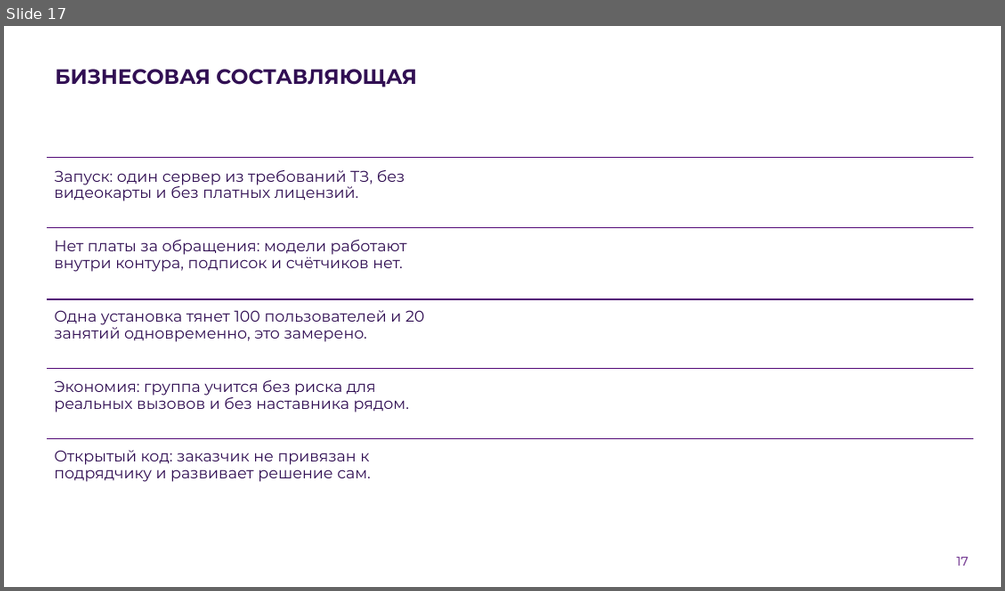
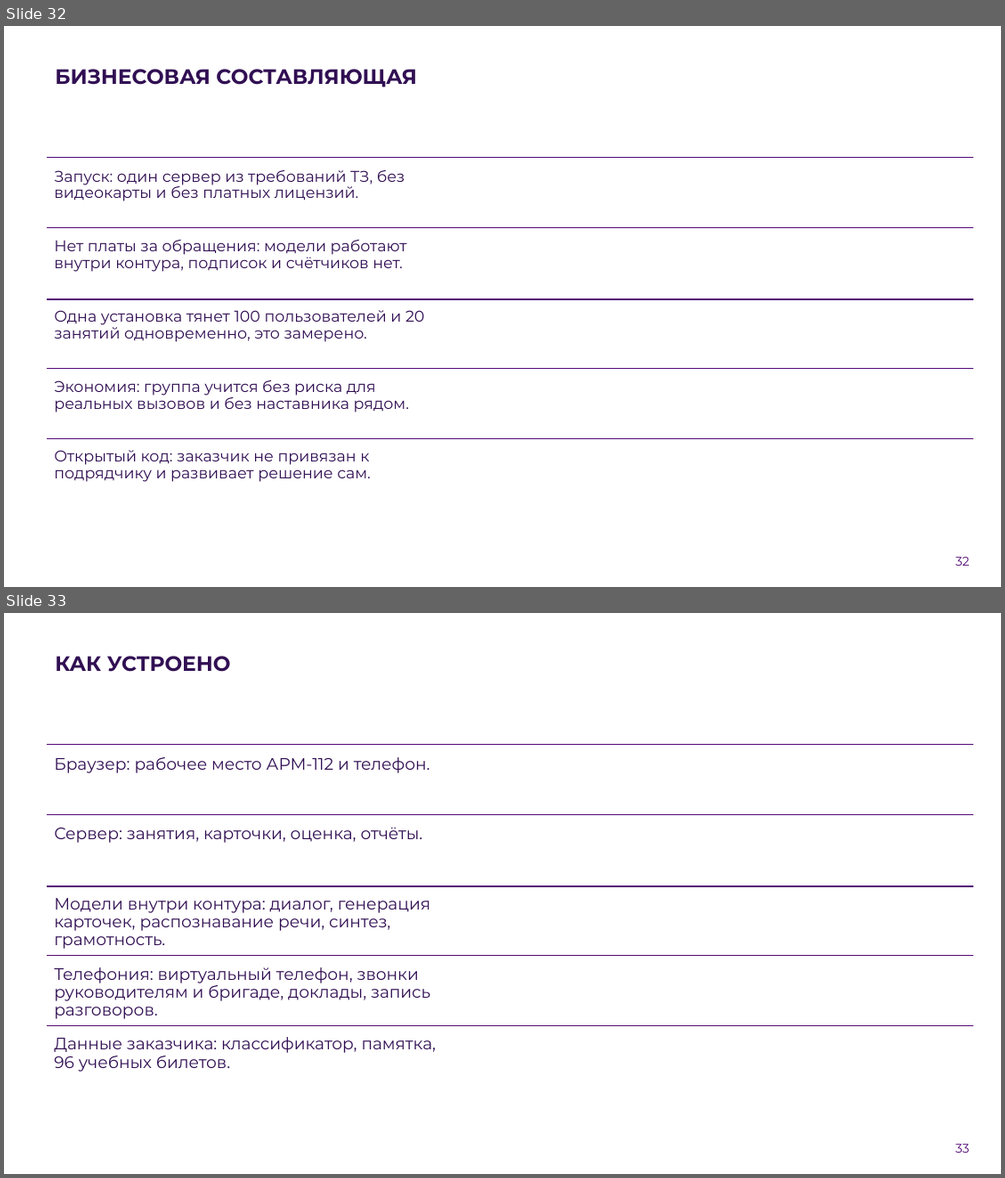
Before and after one commit to Vadik145-beep/lct-112-simulator, a slide deck: docs/presentation/ЛЦТ2026_Ультратех_задача9.pptx. Shown one above the other, each under a label of ours: slide 17 before the commit, slides 32 and 33 after it. The pictures are 1005x591 and 1005x1178 pixels, drawn with LibreOffice and Linux fonts; fonts in the diff are those of the drawing; background and template pictures are left out. Boxes give left, top, right and bottom in pixels: in the first picture for what was removed or moved away, otherwise in the second. Text is boxed around its words. In the diff, an @@ line names an element or a change of style, - is before the commit and + after.

Commit message:
docs: презентация финала на основе сданной Google-версии (#268)
Первые пять слайдов без изменений. Убраны слайды режима оператора 112 и
разговора с заявителем. Добавлены «Как проходит занятие», вход с логинами,
виртуальный телефон, справочник телефонов, собеседники, задания от ИИ,
мониторинг преподавателя, разбор с советами и два слайда с рекомендациями
заказчика. Экраны сняты со стенда 20.10.

```diff
--- a/docs/presentation/ЛЦТ2026_Ультратех_задача9.pptx
+++ b/docs/presentation/ЛЦТ2026_Ультратех_задача9.pptx
@@ slide 33 added at (4, 613, 1001, 1174), background picture (left out) @@
@@ title added at (55, 656, 231, 672), 20 pt, text #310F53, bold @@
+КАК УСТРОЕНО
@@ line added from (47, 744) to (974, 744), #520977 1 pt @@
@@ text added at (54, 757, 430, 773), 16 pt, text #310F53 @@
+Браузер: рабочее место АРМ-112 и телефон.
@@ line added from (47, 815) to (974, 815), #520977 1 pt @@
@@ text added at (54, 827, 423, 843), 16 pt, text #310F53 @@
+Сервер: занятия, карточки, оценка, отчёты.
@@ line added from (47, 887) to (974, 887), #520977 1 pt @@
@@ text added at (54, 898, 430, 949), 16 pt, text #310F53 @@
+Модели внутри контура: диалог, генерация карточек, распознавание речи, синтез, грамотность.
@@ line added from (47, 955) to (974, 955), #520977 1 pt @@
@@ text added at (54, 967, 430, 1019), 16 pt, text #310F53 @@
+Телефония: виртуальный телефон, звонки руководителям и бригаде, доклады, запись разговоров.
@@ line added from (47, 1026) to (974, 1026), #520977 1 pt @@
@@ text added at (54, 1037, 437, 1071), 16 pt, text #310F53 @@
+Данные заказчика: классификатор, памятка, 96 учебных билетов.
@@ page number added at (955, 1143, 970, 1152), 12 pt, text #520977 @@
+33
@@ what was slide 17 is now slide 32 @@
@@ page number at (955, 556, 970, 565): text changed @@
-17
+32
```
Also in this commit, not shown: 17 other slides changed, 22 other slides added, 8 slides removed, 1 other file.
